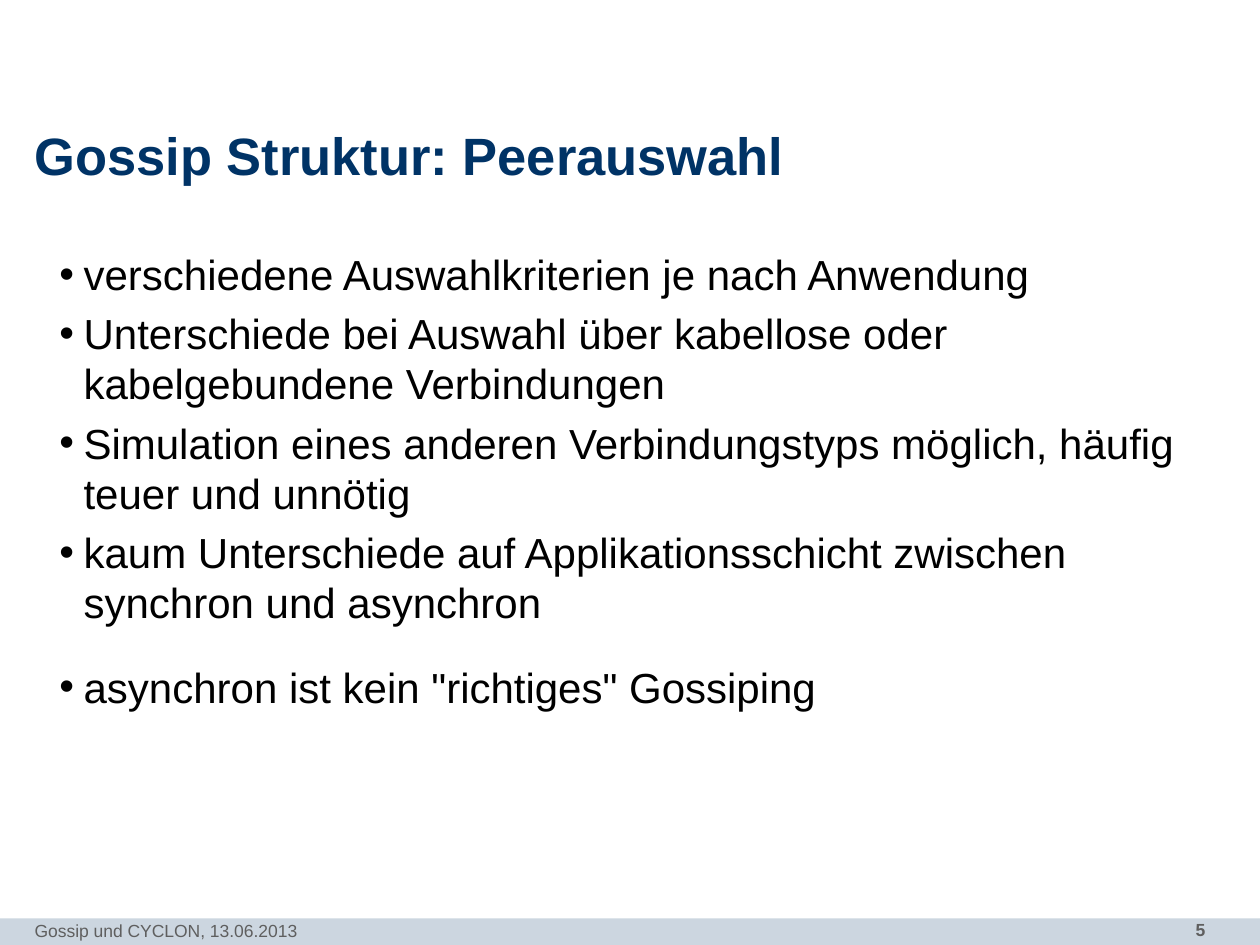
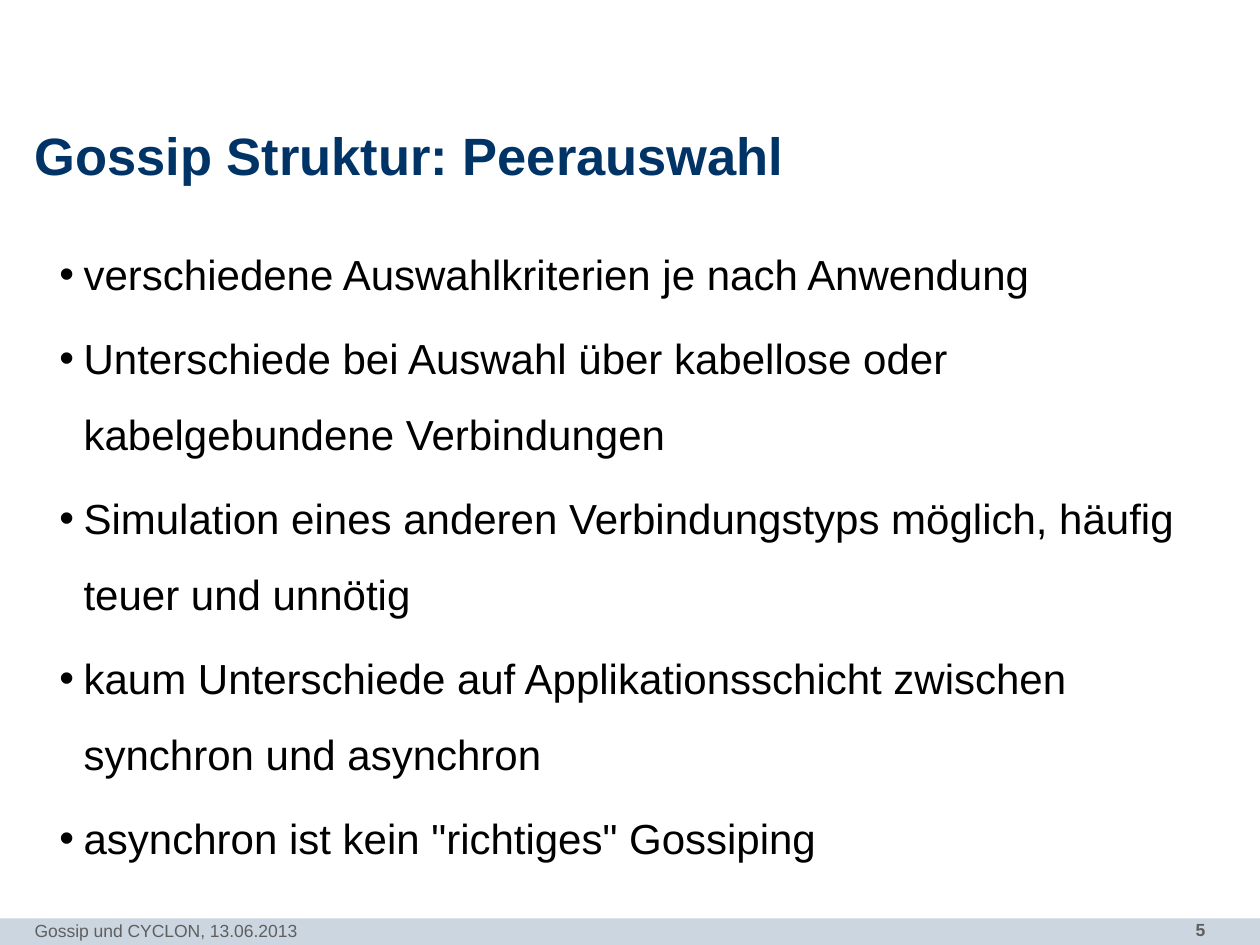
Before and after one commit to N8Fear/DistributedSystems, a slide deck: slide 5 of Vortrag/[MASTER] Präsentation.pptx. Drawn at 1260x945 pixels with LibreOffice and Linux fonts; fonts in the diff are those of the drawing; background and template pictures are left out. Boxes give left, top, right and bottom in pixels: in the first picture for what was removed or moved away, otherwise in the second. Text is boxed around its words. In the diff, an @@ line names an element or a change of style, - is before the commit and + after.

```diff
--- a/Vortrag/[MASTER] Präsentation.pptx
+++ b/Vortrag/[MASTER] Präsentation.pptx
@@ text at (x1=84, y1=343, x2=1173, y2=778): line spacing 1 to 1.5 @@
```
Also in this commit, not shown: 5 other slides changed, 12 slides added, 5 other files.
